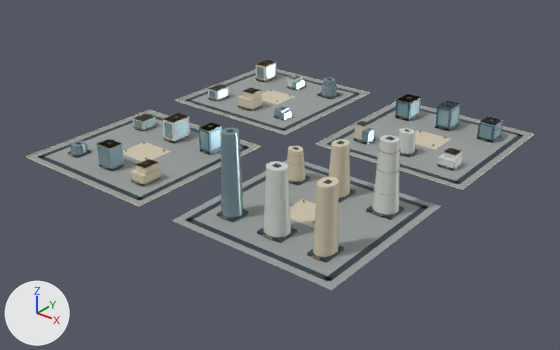
The glTF model web/public/assets/3d/ampliworld/GC-CITY-2030/GC-TILE-07-20.glb: old version first, new version second.
Camera for both pictures: a 50 mm camera at (-2080.0, -6177.0, 655.0) aimed at (-2977.0, -5056.0, -40.0). The axes (+X, +Y, +Z) are drawn at lower left. The lights are the same throughout. The first picture is the older version. Where no turn or scale is listed for an object, it has been applied to the vertices. Vertices at exactly the same position are counted once.

Script lines for the objects in view, before the commit:
```python
ob_gc_tile_07_20_blue = bpy.data.objects.new('GC-TILE-07-20-blue', me_mesh_8)
ob_gc_tile_07_20_blue.location = (0.0, 0.0, 0.0)
ob_gc_tile_07_20_dark = bpy.data.objects.new('GC-TILE-07-20-dark', me_mesh_1)
ob_gc_tile_07_20_dark.location = (0.0, 0.0, 0.0)
ob_gc_tile_07_20_glass = bpy.data.objects.new('GC-TILE-07-20-glass', me_mesh_6)
ob_gc_tile_07_20_glass.location = (0.0, 0.0, 0.0)
ob_gc_tile_07_20_gold = bpy.data.objects.new('GC-TILE-07-20-gold', me_mesh_5)
ob_gc_tile_07_20_gold.location = (0.0, 0.0, 0.0)
ob_gc_tile_07_20_ivory = bpy.data.objects.new('GC-TILE-07-20-ivory', me_mesh_2)
ob_gc_tile_07_20_ivory.location = (0.0, 0.0, 0.0)
ob_gc_tile_07_20_paving = bpy.data.objects.new('GC-TILE-07-20-paving', me_mesh_0)
ob_gc_tile_07_20_paving.location = (0.0, 0.0, 0.0)
ob_gc_tile_07_20_white = bpy.data.objects.new('GC-TILE-07-20-white', me_mesh_7)
ob_gc_tile_07_20_white.location = (0.0, 0.0, 0.0)
```
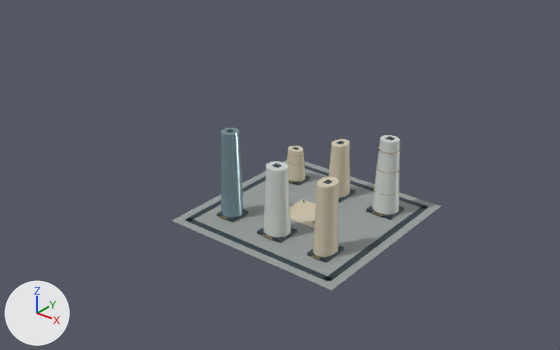
The edits, one by one:
me_mesh_0 is used by ob_gc_tile_07_20_paving; location (0.0, 0.0, 0.0).
me_mesh_0 had 32 vertices, 48 faces and spanned x -3379.0..-2621.0, y -5379.0..-4621.0, z 0.0.
me_mesh_0 now has 8 vertices, 12 faces and spans x -2959.0..-2621.0, y -5379.0..-5041.0, z 0.0.
me_mesh_0 part 1: the loose piece of 8 vertices spanning x -3379.0..-3041.0, y -4959.0..-4621.0, z 0.0 is deleted.
me_mesh_0 part 2: the loose piece of 8 vertices spanning x -2959.0..-2621.0, y -4959.0..-4621.0, z 0.0 is deleted.
me_mesh_0 part 3: the loose piece of 8 vertices spanning x -3379.0..-3041.0, y -5379.0..-5041.0, z 0.0 is deleted.
me_mesh_1 is used by ob_gc_tile_07_20_dark; location (0.0, 0.0, 0.0).
me_mesh_1 had 512 vertices, 768 faces and spanned x -3364.0..-2636.0, y -5364.0..-4636.0, z 0.0..160.0.
me_mesh_1 now has 128 vertices, 192 faces and spans x -2944.0..-2636.0, y -5364.0..-5056.0, z 0.0..160.0.
me_mesh_1 part 4: 48 loose pieces with 384 vertices, spanning x -3364.0..-2636.0, y -5364.0..-4636.0, z 0.0..54.0, are deleted.
me_mesh_2 is used by ob_gc_tile_07_20_ivory; location (0.0, 0.0, 0.0).
me_mesh_2 had 274 vertices, 432 faces and spanned x -3380.0..-2620.0, y -5380.0..-4620.0, z 0.0..126.0.
me_mesh_2 now has 74 vertices, 132 faces and spans x -2910.0..-2673.0, y -5323.0..-5093.0, z 0.0..126.0.
me_mesh_2 part 5: 25 loose pieces with 200 vertices, spanning x -3380.0..-2620.0, y -5380.0..-4620.0, z 0.0..44.0, are deleted.
me_mesh_5 is used by ob_gc_tile_07_20_gold; location (0.0, 0.0, 0.0).
me_mesh_5 had 906 vertices, 1548 faces and spanned x -3326.0..-2668.0, y -5380.0..-4673.0, z 0.0..136.0.
me_mesh_5 now has 444 vertices, 792 faces and spans x -2908.0..-2668.0, y -5327.0..-5095.0, z 4.0..136.0.
me_mesh_5 part 6: 42 loose pieces with 462 vertices, spanning x -3326.0..-2673.0, y -5380.0..-4673.0, z 0.0..53.0, are deleted.
me_mesh_6 is used by ob_gc_tile_07_20_glass; location (0.0, 0.0, 0.0).
me_mesh_6 had 394 vertices, 612 faces and spanned x -3326.0..-2672.0, y -5318.0..-4673.0, z 0.0..158.0.
me_mesh_6 now has 22 vertices, 40 faces and spans x -2908.0..-2872.0, y -5318.0..-5278.0, z 5.0..158.0.
me_mesh_6 part 8: 43 loose pieces with 372 vertices, spanning x -3326.0..-2672.0, y -5316.0..-4673.0, z 0.0..49.0, are deleted.
me_mesh_7 is used by ob_gc_tile_07_20_white; location (0.0, 0.0, 0.0).
me_mesh_7 had 154 vertices, 252 faces and spanned x -3326.0..-2667.0, y -5321.0..-4676.0, z 0.0..138.0.
me_mesh_7 now has 44 vertices, 80 faces and spans x -2813.0..-2667.0, y -5321.0..-5095.0, z 5.0..138.0.
me_mesh_7 part 7: 12 loose pieces with 110 vertices, spanning x -3326.0..-2672.0, y -5141.0..-4676.0, z 0.0..49.0, are deleted.
Object 'GC-TILE-07-20-blue' (ob_gc_tile_07_20_blue) is deleted.

Boxes [x1, y1, x2, y2] around the edits, measured in the pictures (560 x 350 px):
'GC-TILE-07-20-paving', reshaped (47% narrower, 41% shorter)
    before: [28, 70, 533, 290]
    after: [172, 160, 441, 290]
'GC-TILE-07-20-ivory', reshaped
    before: [26, 60, 534, 257]
    after: [287, 139, 350, 257]
'GC-TILE-07-20-dark', reshaped (50% narrower, 30% shorter)
    before: [38, 62, 524, 282]
    after: [185, 129, 429, 282]
'GC-TILE-07-20-white', reshaped (63% narrower, 37% shorter)
    before: [134, 75, 503, 237]
    after: [263, 135, 400, 237]
'GC-TILE-07-20-glass', reshaped (95% narrower, 41% shorter)
    before: [71, 64, 502, 218]
    after: [221, 128, 243, 218]
'GC-TILE-07-20-gold', reshaped (57% narrower, 44% shorter)
    before: [70, 60, 486, 259]
    after: [220, 147, 400, 259]
'GC-TILE-07-20-blue', deleted
    before: [199, 95, 503, 155]
part 1 of me_mesh_0, deleted
    before: [177, 70, 368, 134]
part 2 of me_mesh_0, deleted
    before: [318, 102, 533, 189]
part 3 of me_mesh_0, deleted
    before: [28, 111, 259, 205]
part 4 of me_mesh_1, deleted
    before: [38, 62, 524, 201]
part 5 of me_mesh_2, deleted
    before: [26, 60, 534, 207]
part 6 of me_mesh_5, deleted
    before: [70, 60, 486, 184]
part 7 of me_mesh_7, deleted
    before: [134, 75, 503, 171]
part 8 of me_mesh_6, deleted
    before: [71, 64, 502, 170]
